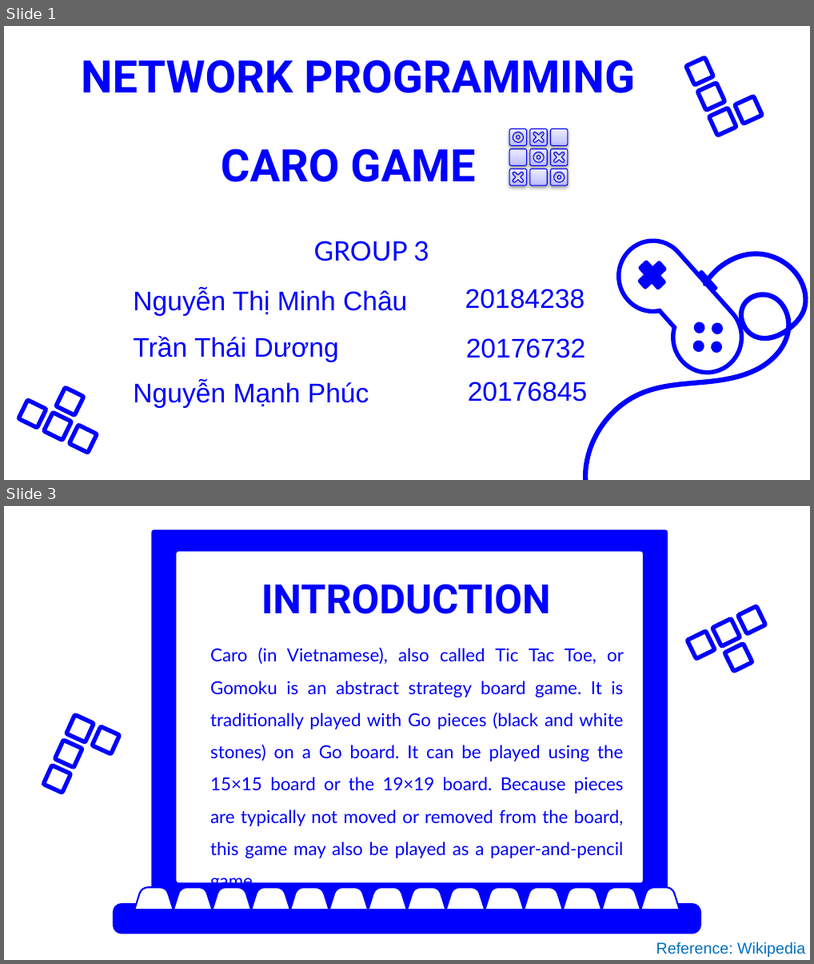
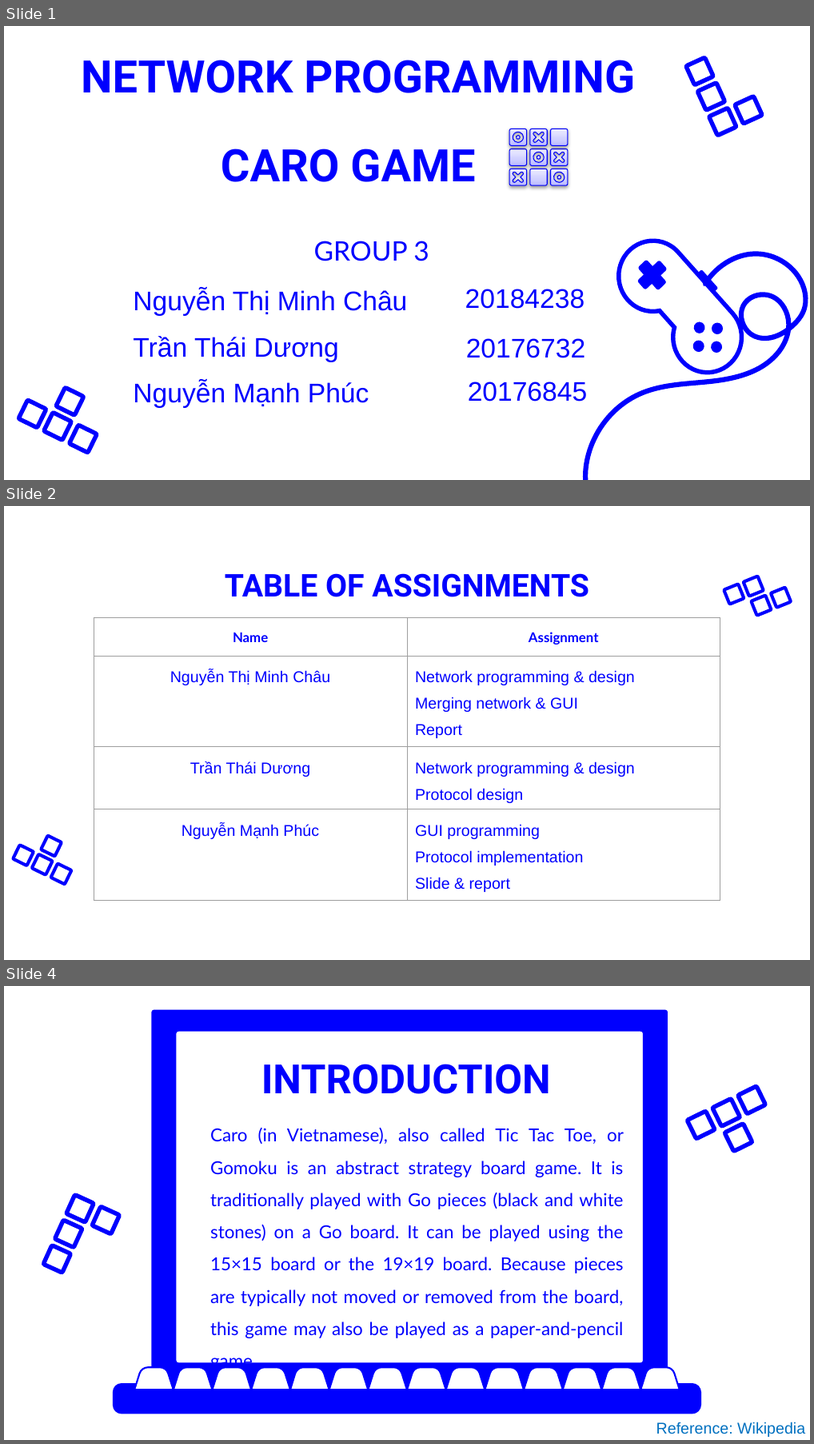
Before and after one commit to ntmchau2202/Network-Programming-20202, a slide deck: Presentation/NP-group3-Caro-final.pptx. Shown one above the other, each under a label of ours: slides 1 and 3 before the commit, slides 1, 2 and 4 after it; the slides between them are not shown. The pictures are 814x964 and 814x1444 pixels, drawn with LibreOffice and Linux fonts; fonts in the diff are those of the drawing; background and template pictures are left out. Boxes give left, top, right and bottom in pixels: in the first picture for what was removed or moved away, otherwise in the second. Text is boxed around its words. In the diff, an @@ line names an element or a change of style, - is before the commit and + after.

```diff
--- a/Presentation/NP-group3-Caro-final.pptx
+++ b/Presentation/NP-group3-Caro-final.pptx
@@ slide 2 added at [4, 506, 810, 960], background picture (left out) @@
@@ title added at [225, 573, 590, 597], 28 pt, text #0000FE, bold @@
+TABLE OF ASSIGNMENTS
@@ group added at [722, 574, 793, 618]: 4 freeform shapes @@
@@ table added at [94, 617, 721, 900], 4 rows, 2 columns @@
+Name | Assignment
+Nguyễn Thị Minh Châu | Network programming & design / Merging network & GUI / Report
+Trần Thái Dương | Network programming & design / Protocol design
+Nguyễn Mạnh Phúc | GUI programming / Protocol implementation / Slide & report
@@ group added at [10, 833, 74, 886]: 4 freeform shapes @@
@@ what was slide 3 is now slide 4 @@
```
Also in this commit, not shown: 1 slide changed, 1 other file.
